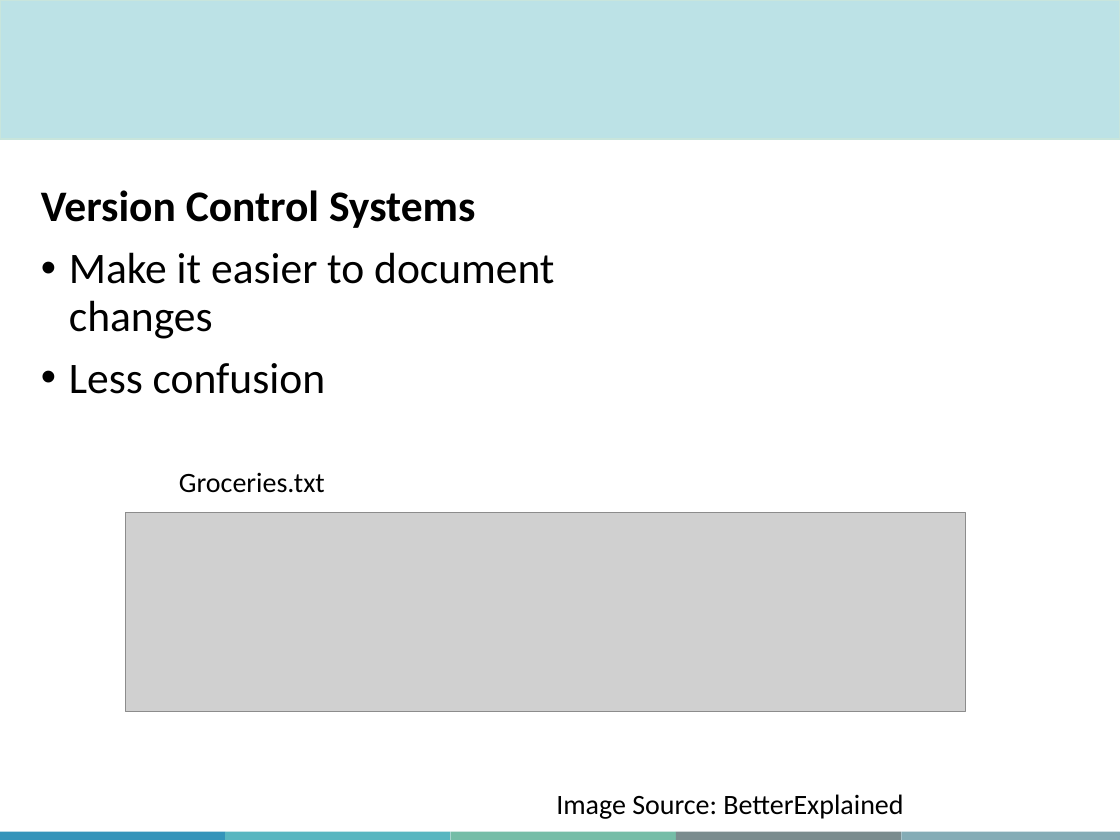
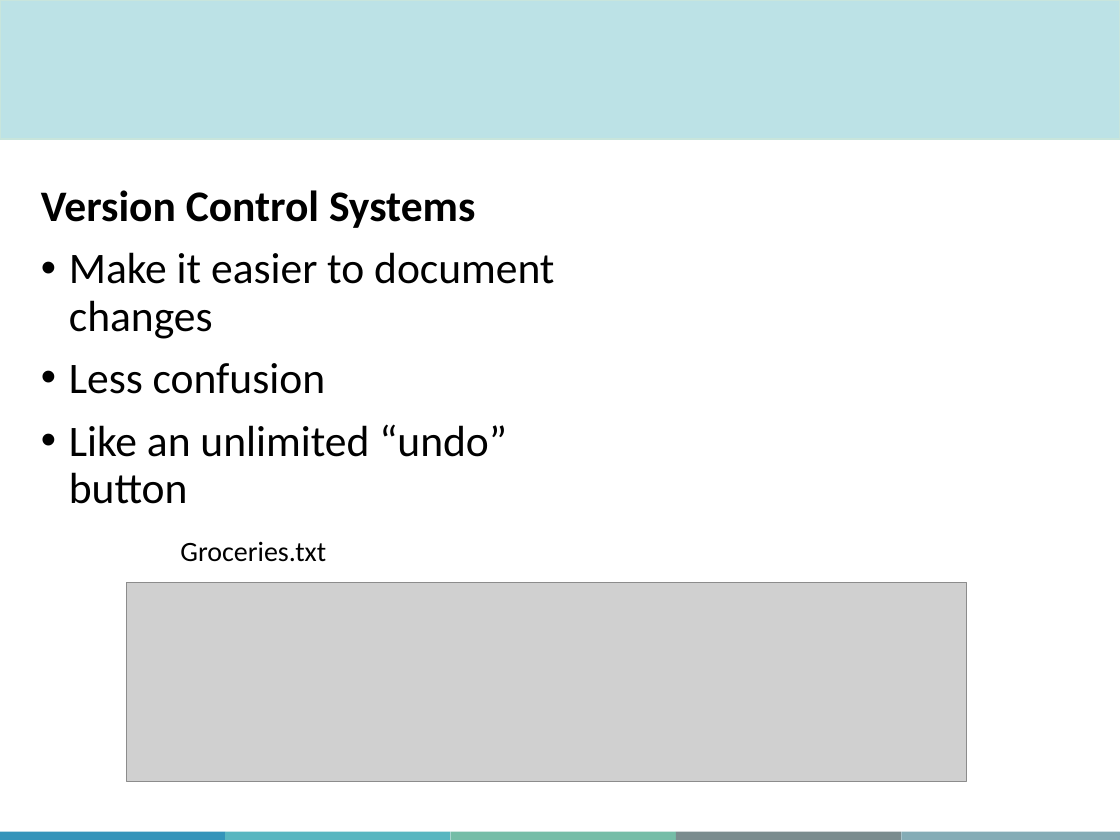
Before and after one commit to aosakwe/MiCM_IntroToGitHub, a slide deck: slide 7 of Slides/MiCM_GitHub_Workshop.pptx (slide 6 before the commit). Drawn at 1120x840 pixels with LibreOffice and Linux fonts; fonts in the diff are those of the drawing; grey boxes stand for pictures; background and template pictures are left out. Boxes give left, top, right and bottom in pixels: in the first picture for what was removed or moved away, otherwise in the second. Text is boxed around its words. In the diff, an @@ line names an element or a change of style, - is before the commit and + after.

```diff
--- a/Slides/MiCM_GitHub_Workshop.pptx
+++ b/Slides/MiCM_GitHub_Workshop.pptx
@@ text at (69, 424, 507, 504): paragraph added @@
+• Like an unlimited “undo” button
@@ text "Groceries.txt": place and size @@
-text "Groceries.txt" at (179, 472, 325, 493)
+text "Groceries.txt" at (180, 541, 326, 562)
@@ picture: place and size @@
-picture at (125, 513, 965, 712)
+picture at (127, 582, 967, 782)
@@ text removed at (556, 794, 903, 819) @@
-Image Source: BetterExplained
```
Also in this commit, not shown: 16 other slides changed, 15 slides added, 1 slide removed, 2 other files.
